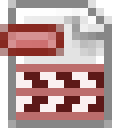
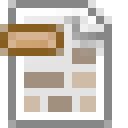
The second 128px x 128px image is a revision of the first. Changes to its layers:
removed group "Spectrum" (1st of 2, in "Paper") (2 layers) from group "Paper" over [32, 64, 96, 112]
hid group "Video" (7 layers), moved it into group "Paper" over [16, 56, 104, 120]
added group "Container" with 1 layers in group "Paper" over [24, 24, 96, 112]
added layer "Layer 9" (50%) in group "Container" over [24, 24, 96, 112]
added group "Paper" (2nd of 3, in "Paper") with 2 layers in group "Paper" over [8, 24, 104, 120]
moved "Paper" (3rd of 3, in "Paper" › "Paper") into group "Paper" over [8, 24, 104, 120]
